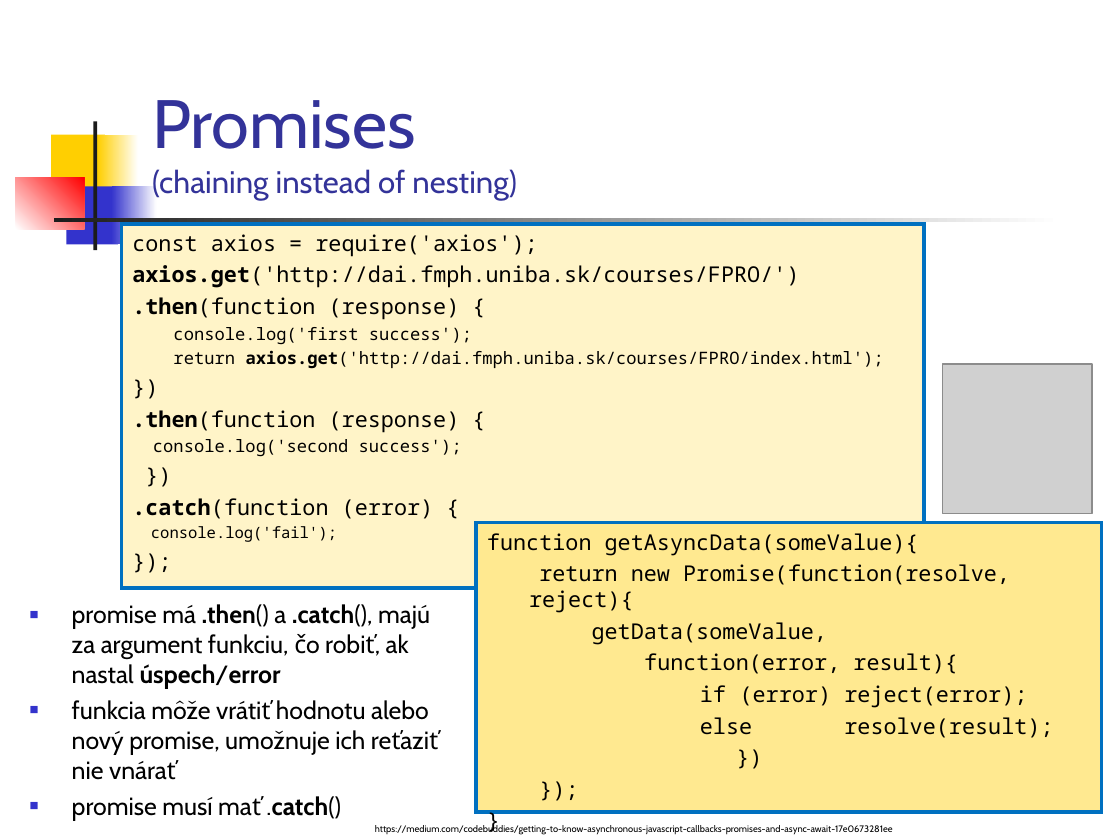
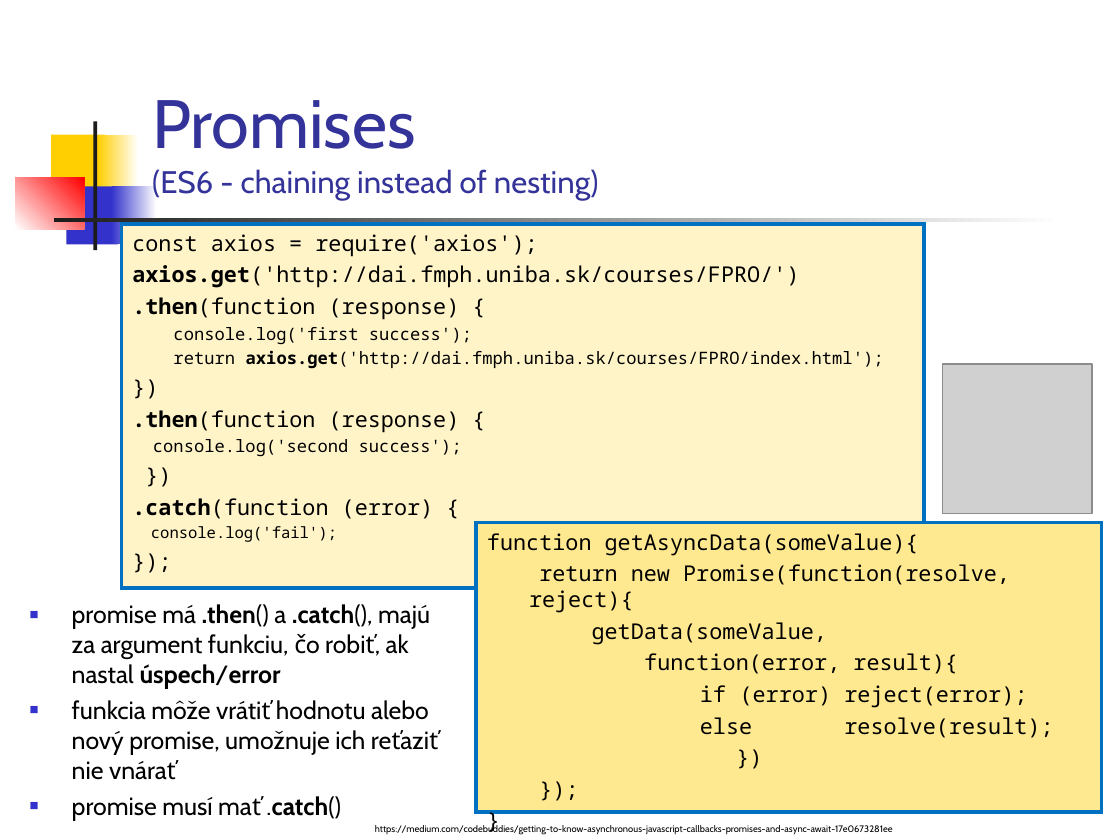
Before and after one commit to Funkcionalne/Prednasky, a slide deck: slide 6 of 01/01_fpro.ppt. Drawn at 1120x840 pixels with LibreOffice and Linux fonts; fonts in the diff are those of the drawing; grey boxes stand for pictures. Boxes give left, top, right and bottom in pixels: in the first picture for what was removed or moved away, otherwise in the second. Text is boxed around its words. In the diff, an @@ line names an element or a change of style, - is before the commit and + after.

```diff
--- a/01/01_fpro.ppt
+++ b/01/01_fpro.ppt
@@ title at [152,100,599,200]: text changed @@
-Promises
-(chaining instead of nesting)
+Promises
+(ES6 - chaining instead of nesting)
```
Also in this commit, not shown: 3 other slides changed, 1 other file.
